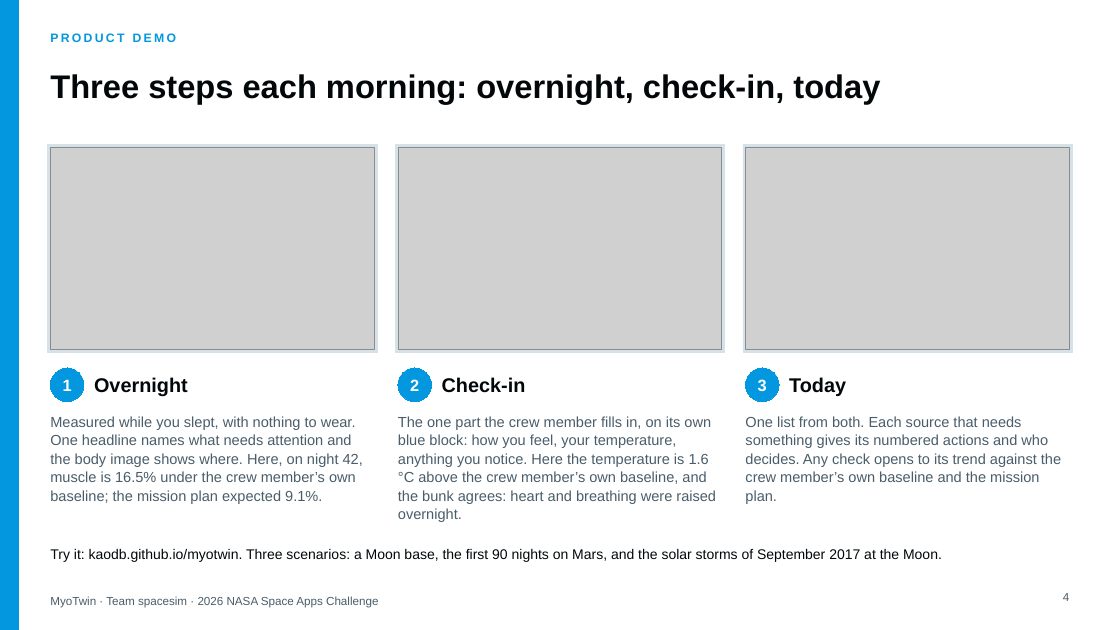
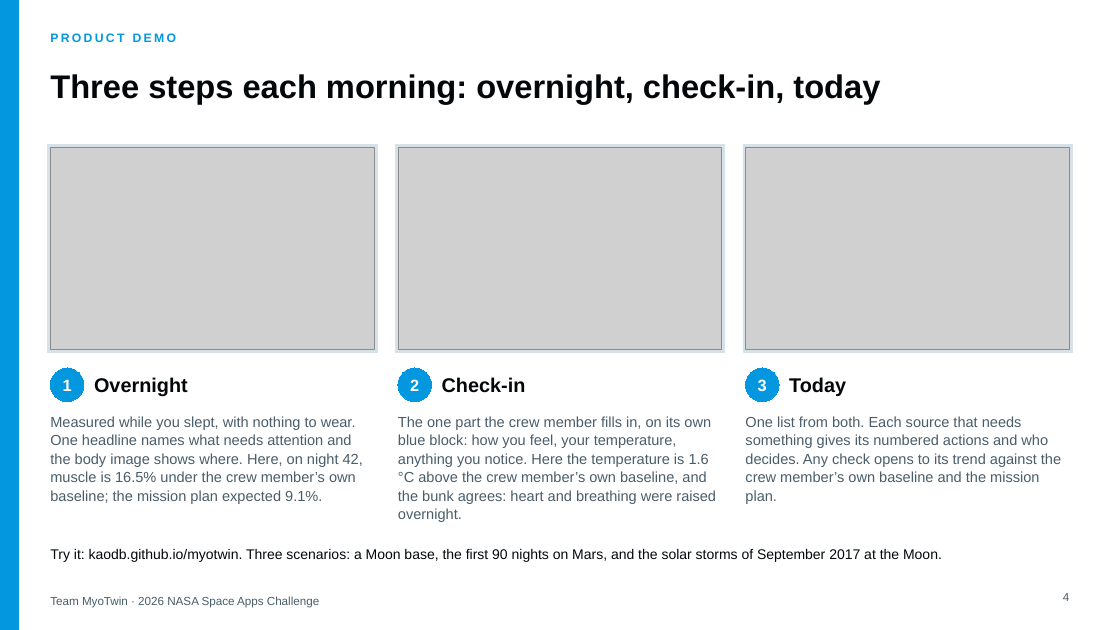
Before and after one commit to KAODB/myotwin, a slide deck: slide 4 of demo/slides/MyoTwin-demo.pptx. Drawn at 1120x630 pixels with LibreOffice and Linux fonts; fonts in the diff are those of the drawing; grey boxes stand for pictures. Boxes give left, top, right and bottom in pixels: in the first picture for what was removed or moved away, otherwise in the second. Text is boxed around its words. In the diff, an @@ line names an element or a change of style, - is before the commit and + after.

```diff
--- a/demo/slides/MyoTwin-demo.pptx
+++ b/demo/slides/MyoTwin-demo.pptx
@@ text at (50, 596, 319, 608): text changed @@
-MyoTwin · Team spacesim · 2026 NASA Space Apps Challenge
+Team MyoTwin · 2026 NASA Space Apps Challenge
```
Also in this commit, not shown: 6 other slides changed, 3 other files.
